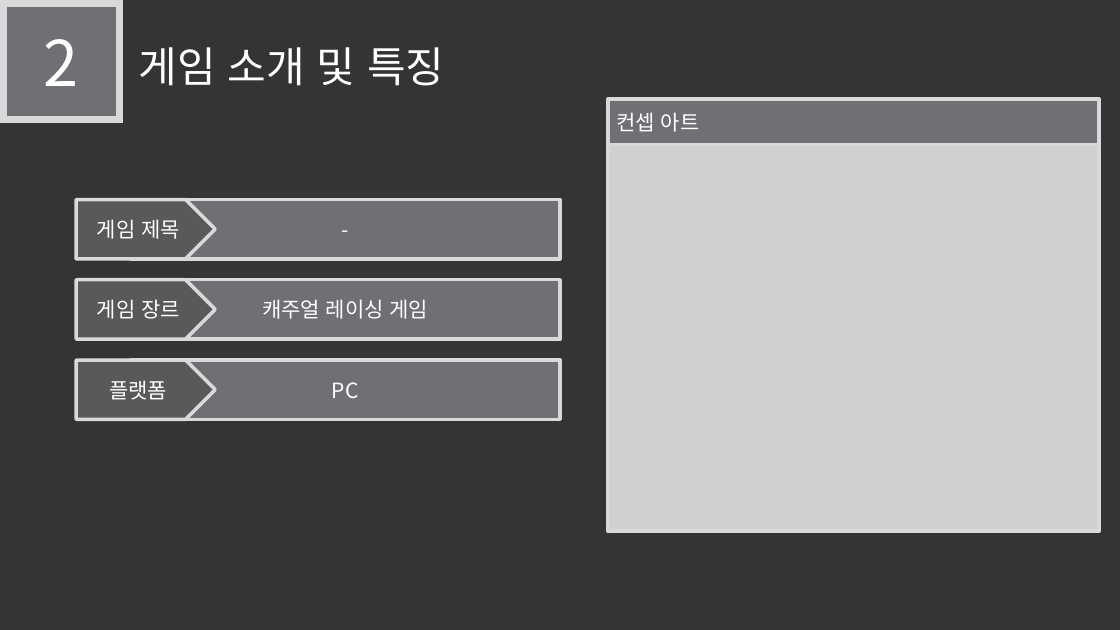
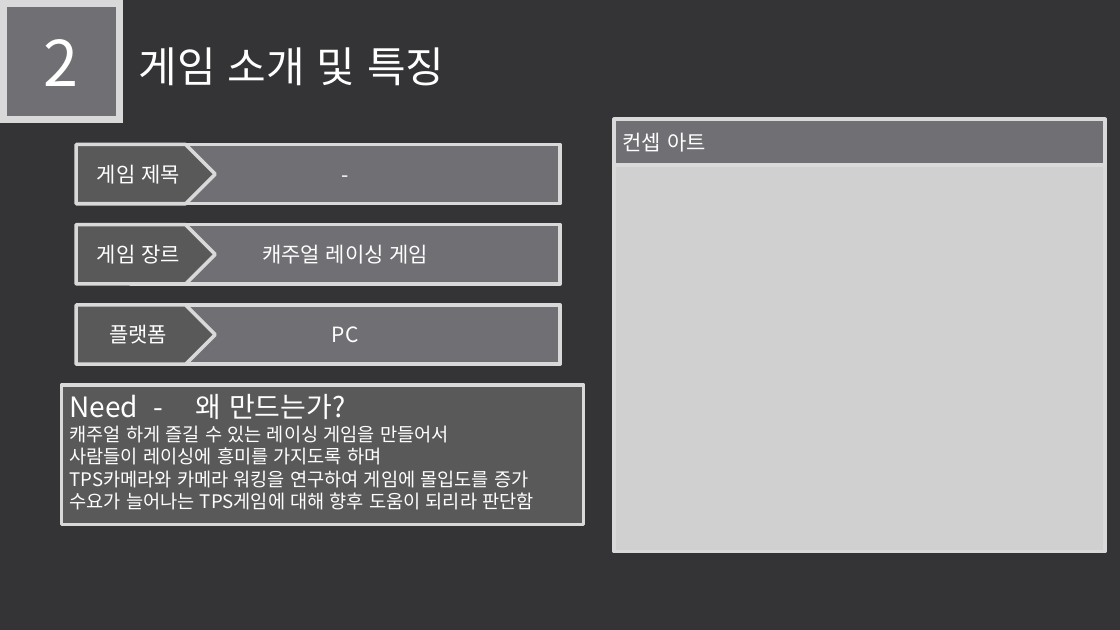
Before and after one commit to LEGO0937/Our_Project, a slide deck: slide 5 of 기획단계/졸작 제안서_α.pptx. Drawn at 1120x630 pixels with LibreOffice and Linux fonts; fonts in the diff are those of the drawing; grey boxes stand for pictures. Boxes give left, top, right and bottom in pixels: in the first picture for what was removed or moved away, otherwise in the second. Text is boxed around its words. In the diff, an @@ line names an element or a change of style, - is before the commit and + after.

```diff
--- a/기획단계/졸작 제안서_α.pptx
+++ b/기획단계/졸작 제안서_α.pptx
@@ rectangle "컨셉 아트": place and size @@
-rectangle "컨셉 아트" at <box>608,99,1099,145</box>
+rectangle "컨셉 아트" at <box>614,119,1105,165</box>
@@ 3 pentagon arrows, 3 rectangles: place and size @@
-3 pentagon arrows, 3 rectangles at <box>76,200,560,420</box>
+3 pentagon arrows, 3 rectangles at <box>76,145,560,365</box>
@@ picture: place and size @@
-picture at <box>608,145,1099,531</box>
+picture at <box>614,165,1105,551</box>
@@ rectangle added at <box>61,385,584,524</box>, fill #595959, outline #D9D9D9 3 pt, 16 pt, text #FFFFFF @@
+Need - 왜 만드는가?
+캐주얼 하게 즐길 수 있는 레이싱 게임을 만들어서
+사람들이 레이싱에 흥미를 가지도록 하며
+TPS카메라와 카메라 워킹을 연구하여 게임에 몰입도를 증가
+수요가 늘어나는 TPS게임에 대해 향후 도움이 되리라 판단함
```
Also in this commit, not shown: 3 other slides changed, 3 other files.
